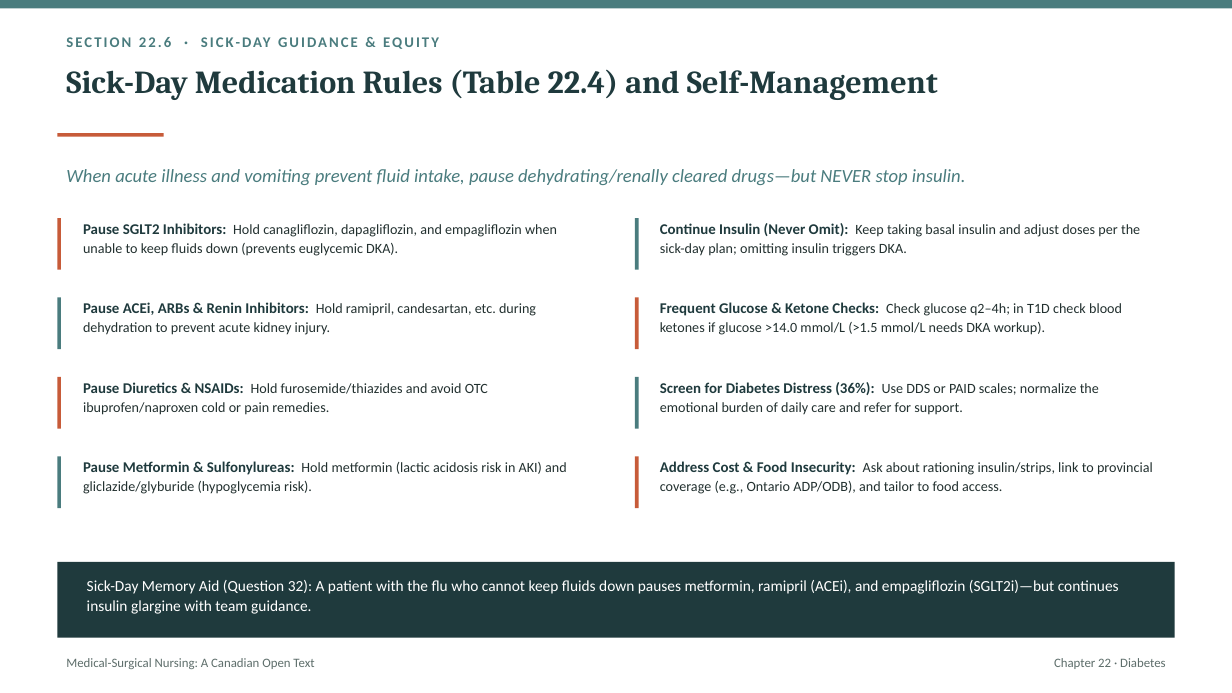
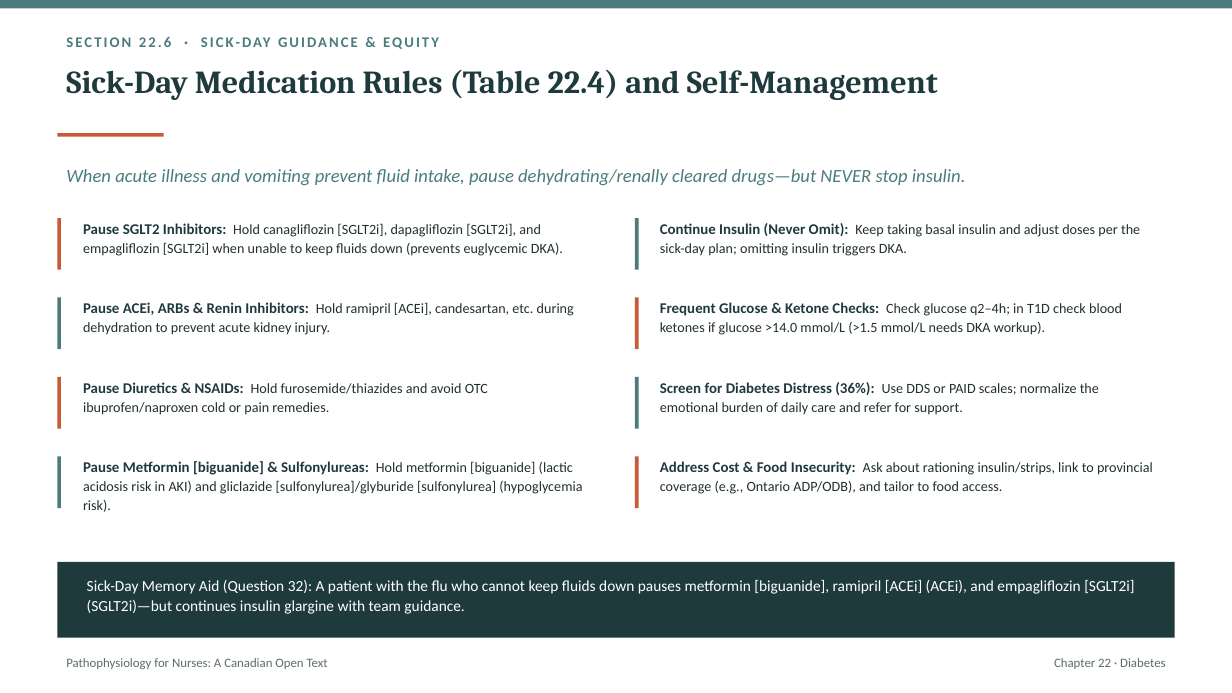
Before and after one commit to andrewleenl/opensourcenursing, a slide deck: slide 27 of Ch22_Diabetes_Lecture_Presentation.pptx (slide 26 before the commit). Drawn at 1232x693 pixels with LibreOffice and Linux fonts; fonts in the diff are those of the drawing. Boxes give left, top, right and bottom in pixels: in the first picture for what was removed or moved away, otherwise in the second. Text is boxed around its words. In the diff, an @@ line names an element or a change of style, - is before the commit and + after.

```diff
--- a/Ch22_Diabetes_Lecture_Presentation.pptx
+++ b/Ch22_Diabetes_Lecture_Presentation.pptx
@@ text at (83,223,563,256): text changed @@
-Pause SGLT2 Inhibitors: Hold canagliflozin, dapagliflozin, and empagliflozin when unable to keep fluids down (prevents euglycemic DKA).
+Pause SGLT2 Inhibitors: Hold canagliflozin [SGLT2i], dapagliflozin [SGLT2i], and empagliflozin [SGLT2i] when unable to keep fluids down (prevents euglycemic DKA).
@@ text at (83,302,574,335): text changed @@
-Pause ACEi, ARBs & Renin Inhibitors: Hold ramipril, candesartan, etc. during dehydration to prevent acute kidney injury.
+Pause ACEi, ARBs & Renin Inhibitors: Hold ramipril [ACEi], candesartan, etc. during dehydration to prevent acute kidney injury.
@@ text at (83,461,582,512): text changed @@
-Pause Metformin & Sulfonylureas: Hold metformin (lactic acidosis risk in AKI) and gliclazide/glyburide (hypoglycemia risk).
+Pause Metformin [biguanide] & Sulfonylureas: Hold metformin [biguanide] (lactic acidosis risk in AKI) and gliclazide [sulfonylurea]/glyburide [sulfonylurea] (hypoglycemia risk).
@@ text at (87,580,1134,614): text changed @@
-Sick-Day Memory Aid (Question 32): A patient with the flu who cannot keep fluids down pauses metformin, ramipril (ACEi), and empagliflozin (SGLT2i)—but continues insulin glargine with team guidance.
+Sick-Day Memory Aid (Question 32): A patient with the flu who cannot keep fluids down pauses metformin [biguanide], ramipril [ACEi] (ACEi), and empagliflozin [SGLT2i] (SGLT2i)—but continues insulin glargine with team guidance.
@@ text at (66,658,328,669): text changed @@
-Medical-Surgical Nursing: A Canadian Open Text
+Pathophysiology for Nurses: A Canadian Open Text
```
Also in this commit, not shown: 21 other slides changed, 1 slide added, 1 other file.
